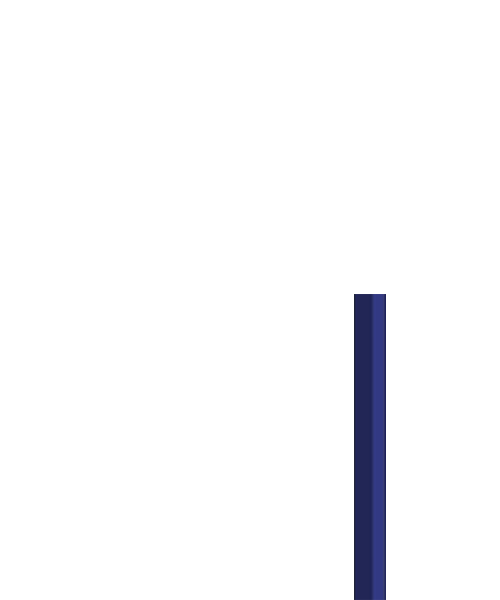
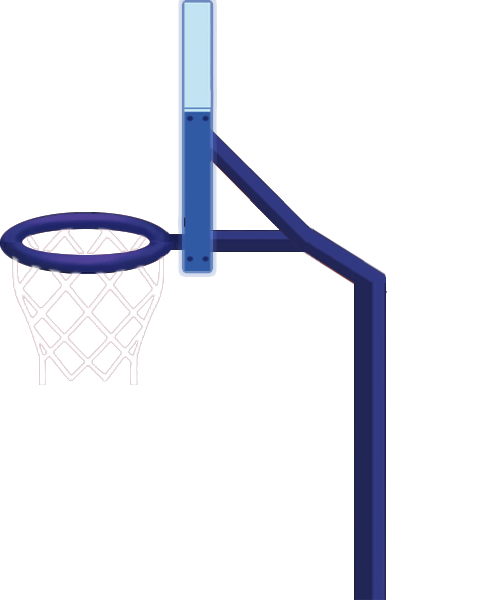
Comparing the layer stacks of the two (500, 600) images. Changes:
showed "图层 32" over bbox(184, 2, 211, 271)
showed "图层 33" over bbox(0, 122, 388, 385)
